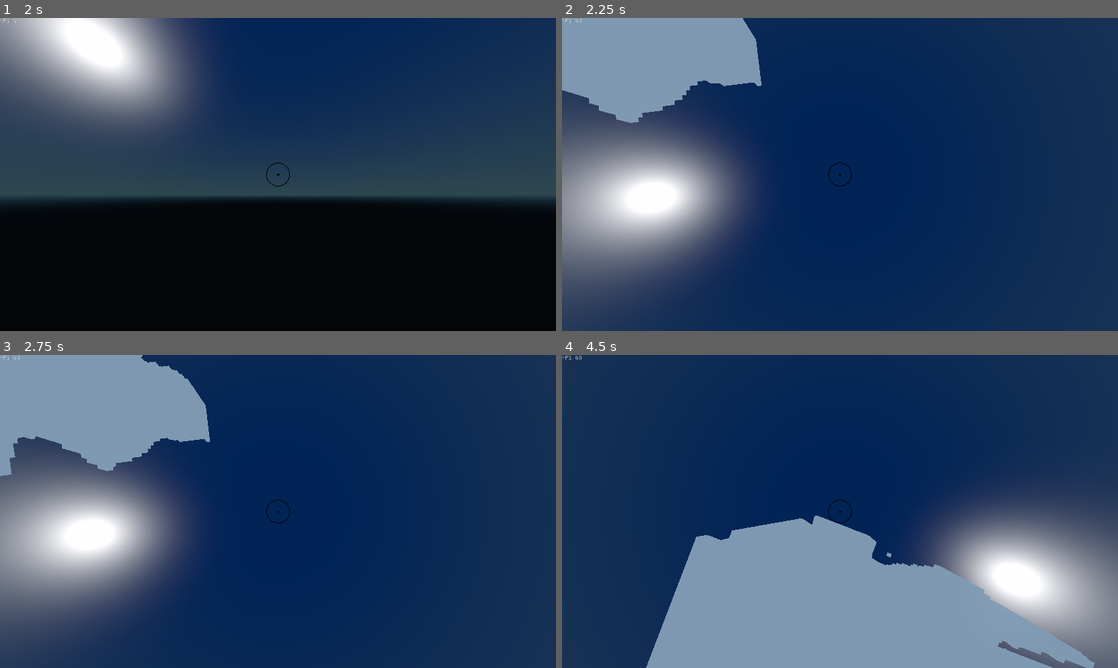
Above: before the commit, frames 1-4 (two rows, left to right).
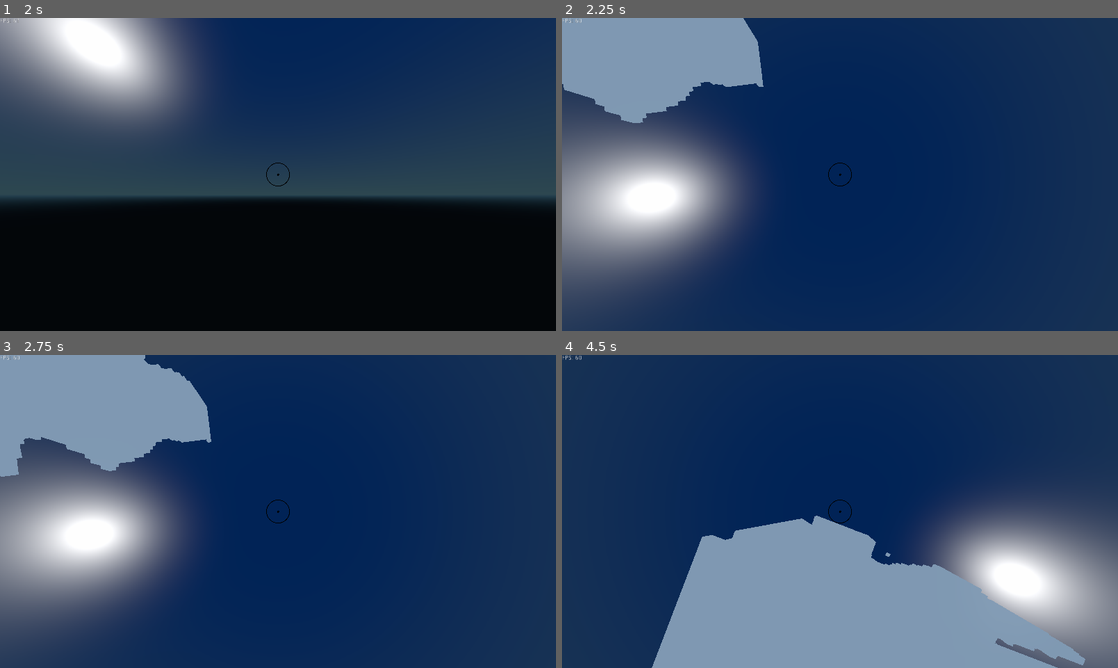
Above: after the commit, the same moments.

Repository: ThomBogers/blocks
Game: Godot game, scene res://scenes/Main/Main.tscn
Two runs of this game, one before a commit and one after it. Both use one fixed random seed, a clock stepped at 60 frames per second and the inputs below.
Inputs (mouse positions are in pixels of both pictures, inside the frame that each line leads up to):
- Up to frame 1 (2 s): tap Enter at 0.5 s; move the mouse to (400, 158) at 0.52 s; press the mouse at (400, 158) at 0.53 s; hold D (game_right) 0.53-1.28 s; tap Space (game_up) at 1.25 s; move the mouse to (166, 190) at 1.27 s; release the mouse at (166, 190) at 1.28 s; hold S (game_back) from 1.28 s (still down); right-click (166, 190) at 1.35 s
- Up to frame 2 (2.25 s): tap Enter at 2 s; move the mouse to (895, 105) at 2.02 s; release S (game_back) at 2.03 s; hold D (game_right) from 2.03 s (still down); hold E (game_godmode) from 2.03 s (still down)
- Up to frame 3 (2.75 s): keep holding D (game_right); keep holding E (game_godmode)
- Up to frame 4 (4.5 s): move the mouse to (812, 574) at 2.77 s; release D (game_right) at 2.78 s; release E (game_godmode) at 2.78 s; hold W (game_forward) 2.78-3.53 s; click (812, 574) at 2.85 s; tap Space (game_up) at 3.5 s; move the mouse to (1006, 558) at 3.52 s; hold Right mouse button (game_click_right) 3.53-4.28 s; hold A (game_left) from 3.53 s (still down); tap Enter at 4.25 s; move the mouse to (673, 464) at 4.27 s; tap E (game_godmode) at 4.35 s

Frame 1 is identical in both runs. In frame 2, 0.3% of the frame differs, in the area x 0-37%, y 0-34%; in frame 3, 0.4%; in frame 4, 0.8%, in the area x 15-96%, y 51-100%.

Commit message:
Fix bug in player rotation
 - Rotation of player collider caused issues, clipping though floor
 - Now only the camera is rotated
 - The player *movent* is rotated around the same values as the camera

Diff:
--- a/scenes/Player/Player.gd
+++ b/scenes/Player/Player.gd
@@ -48,13 +48,14 @@
 			MODE = FLYING
 			player.set_collision_layer_bit(0,0)
 			player.set_collision_mask_bit(0,0)
+
 	if event is InputEventMouseMotion:
 		var relative_x = event.relative.x
 		var relative_y = event.relative.y
 
 		yaw   = fmod(yaw - relative_x * view_sensitivity, 360)
 		pitch = max(min(pitch - relative_y * view_sensitivity, 90), -90)
-		player.set_rotation(Vector3(deg2rad(pitch), deg2rad(yaw),0 ))
+		camera.set_rotation(Vector3(deg2rad(pitch), deg2rad(yaw),0 ))
 
 	if event.is_action_pressed("game_right"):
 		movement_vector.x = +1
@@ -92,8 +93,6 @@
 		elif event.is_action_released("game_down"):
 			movement_vector.y = 0
 
-
-
 	# On click prepare raycast query to be executed in the physics loop
 	# raycast is based on center of screen
 	if event.is_action_pressed("game_click_left"):
@@ -114,6 +113,7 @@
 		movement = movement_vector * SPEED_WALK
 	else:
 		movement = movement_vector * SPEED_AIR
+		movement = movement.rotated(Vector3(1,0,0),deg2rad(pitch))
 
 	movement = movement.rotated(Vector3(0,1,0),deg2rad(yaw))
 
